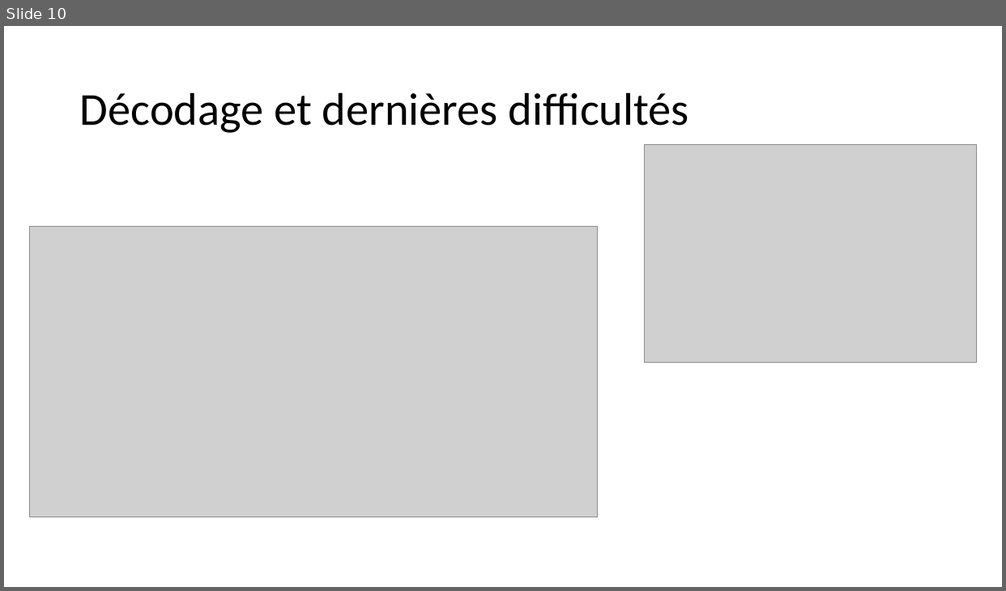
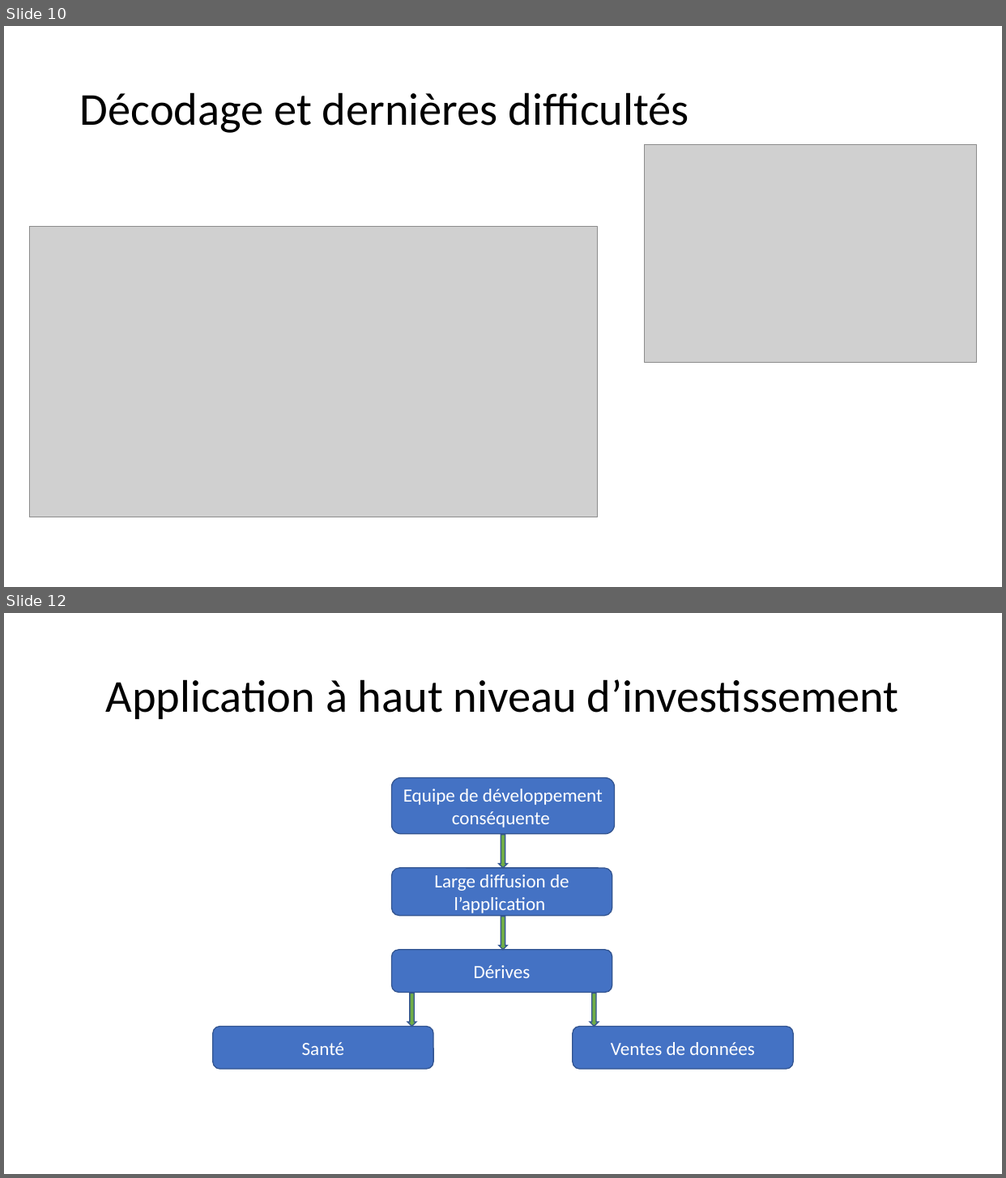
Before and after one commit to gmetras2001/EAN13-Barcode-Reader, a slide deck: Notre rapport/diapo code-barres.pptx. Shown one above the other, each under a label of ours: slide 10 before the commit, slides 10 and 12 after it; the slides between them are not shown. The pictures are 1006x591 and 1006x1178 pixels, drawn with LibreOffice and Linux fonts; fonts in the diff are those of the drawing; grey boxes stand for pictures. Boxes give left, top, right and bottom in pixels: in the first picture for what was removed or moved away, otherwise in the second. Text is boxed around its words. In the diff, an @@ line names an element or a change of style, - is before the commit and + after.

```diff
--- a/Notre rapport/diapo code-barres.pptx
+++ b/Notre rapport/diapo code-barres.pptx
@@ slide 12 added at (4, 613, 1002, 1174), background #FFFFFF @@
@@ title added at (106, 679, 899, 719), 44 pt, text #000000 @@
+Application à haut niveau d’investissement
@@ rounded rectangle added at (392, 777, 615, 834), fill #4472C4, outline #325491 1 pt, 18 pt, text #FFFFFF @@
+Equipe de développement conséquente
@@ down arrow added at (499, 835, 508, 867), fill #70AD47, outline #325491 1 pt @@
@@ rounded rectangle added at (392, 868, 612, 916), fill #4472C4, outline #325491 1 pt, 18 pt, text #FFFFFF @@
+Large diffusion de l’application
@@ down arrow added at (499, 917, 508, 950), fill #70AD47, outline #325491 1 pt @@
@@ rounded rectangle added at (392, 950, 612, 993), fill #4472C4, outline #325491 1 pt, 18 pt, text #FFFFFF @@
+Dérives
@@ down arrow added at (407, 994, 416, 1026), fill #70AD47, outline #325491 1 pt @@
@@ down arrow added at (590, 994, 599, 1026), fill #70AD47, outline #325491 1 pt @@
@@ rounded rectangle added at (213, 1027, 434, 1070), fill #4472C4, outline #325491 1 pt, 18 pt, text #FFFFFF @@
+Santé
@@ rounded rectangle added at (573, 1027, 794, 1070), fill #4472C4, outline #325491 1 pt, 18 pt, text #FFFFFF @@
+Ventes de données
```
Also in this commit, not shown: 1 other slide added.
